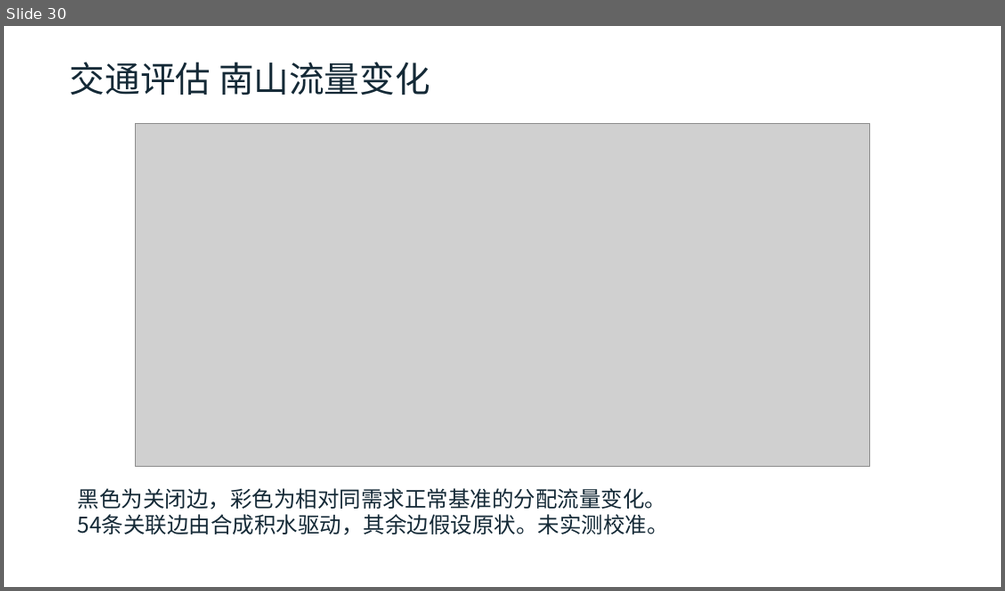
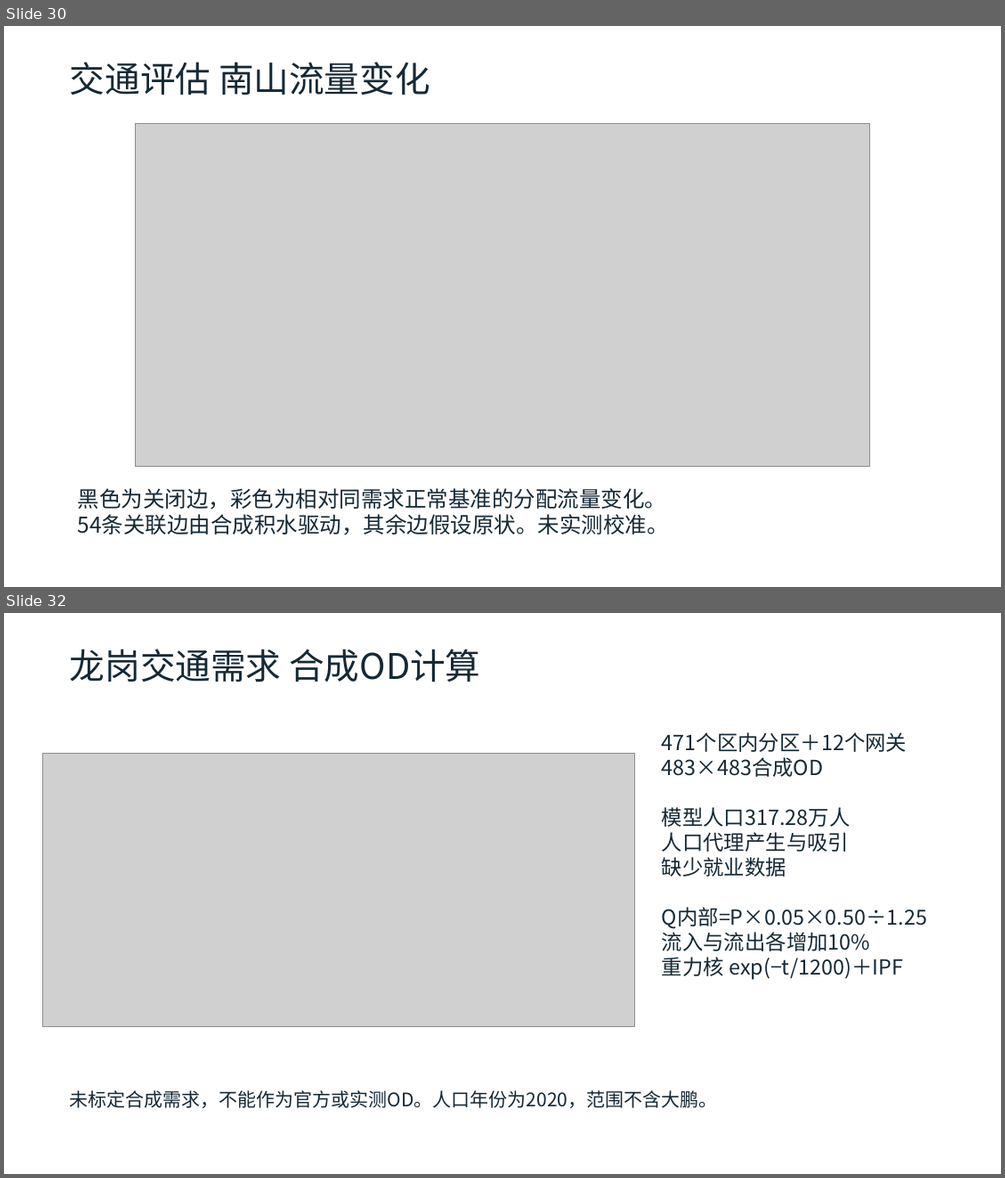
Before and after one commit to zhzhzh666/jiaotong, a slide deck: docs/deliverables/开题与阶段进展汇报.pptx. Shown one above the other, each under a label of ours: slide 30 before the commit, slides 30 and 32 after it; the slides between them are not shown. The pictures are 1005x591 and 1005x1178 pixels, drawn with LibreOffice and Linux fonts; fonts in the diff are those of the drawing; grey boxes stand for pictures. Boxes give left, top, right and bottom in pixels: in the first picture for what was removed or moved away, otherwise in the second. Text is boxed around its words. In the diff, an @@ line names an element or a change of style, - is before the commit and + after.

```diff
--- a/docs/deliverables/开题与阶段进展汇报.pptx
+++ b/docs/deliverables/开题与阶段进展汇报.pptx
@@ slide 32 added at (4, 613, 1001, 1174), background #FFFFFF @@
@@ text added at (70, 649, 480, 682), 34 pt, text #142936 @@
+龙岗交通需求 合成OD计算
@@ text added at (662, 732, 927, 980), 20 pt, text #142936 @@
+471个区内分区＋12个网关
+483×483合成OD
+模型人口317.28万人
+人口代理产生与吸引
+缺少就业数据
+Q内部=P×0.05×0.50÷1.25
+流入与流出各增加10%
+重力核 exp(−t/1200)＋IPF
@@ picture added at (43, 753, 635, 1026) @@
@@ text added at (70, 1090, 718, 1108), 18 pt, text #142936 @@
+未标定合成需求，不能作为官方或实测OD。人口年份为2020，范围不含大鹏。
```
Also in this commit, not shown: 9 slides changed, 1 other slide added, 31 other files.
